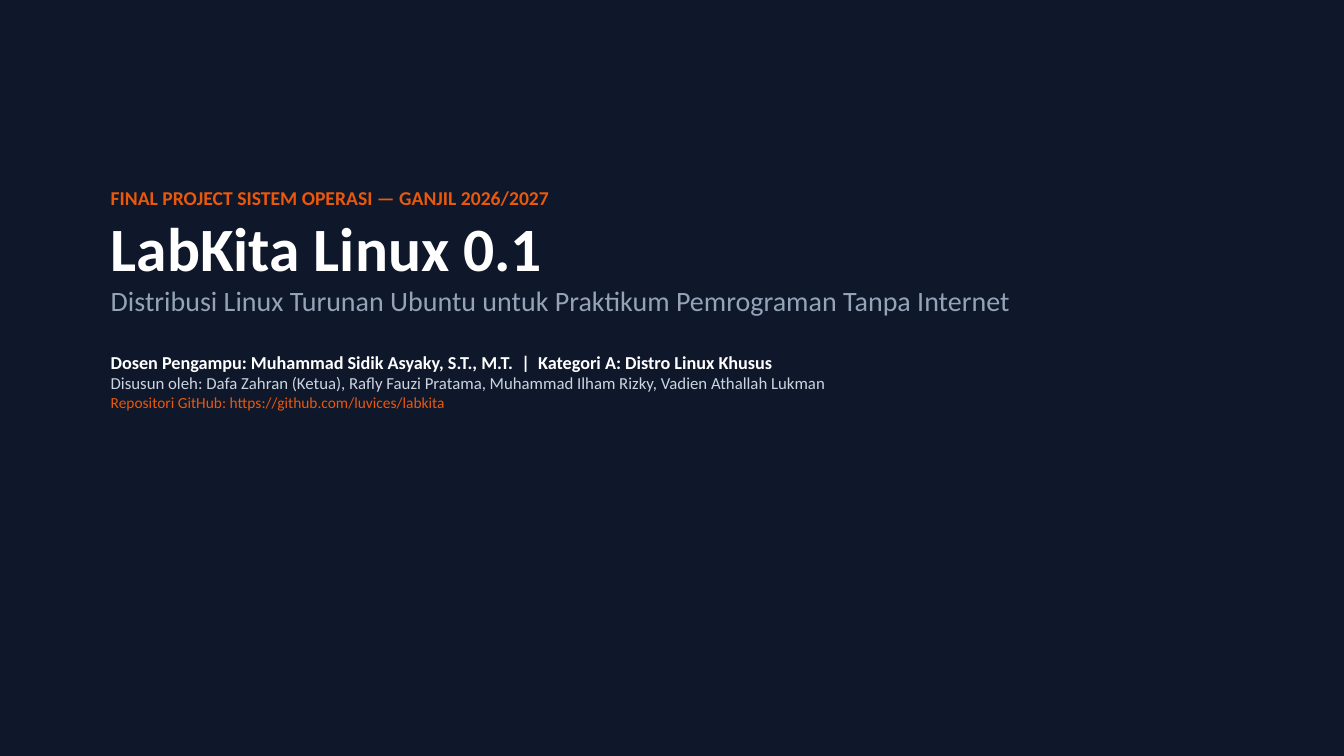
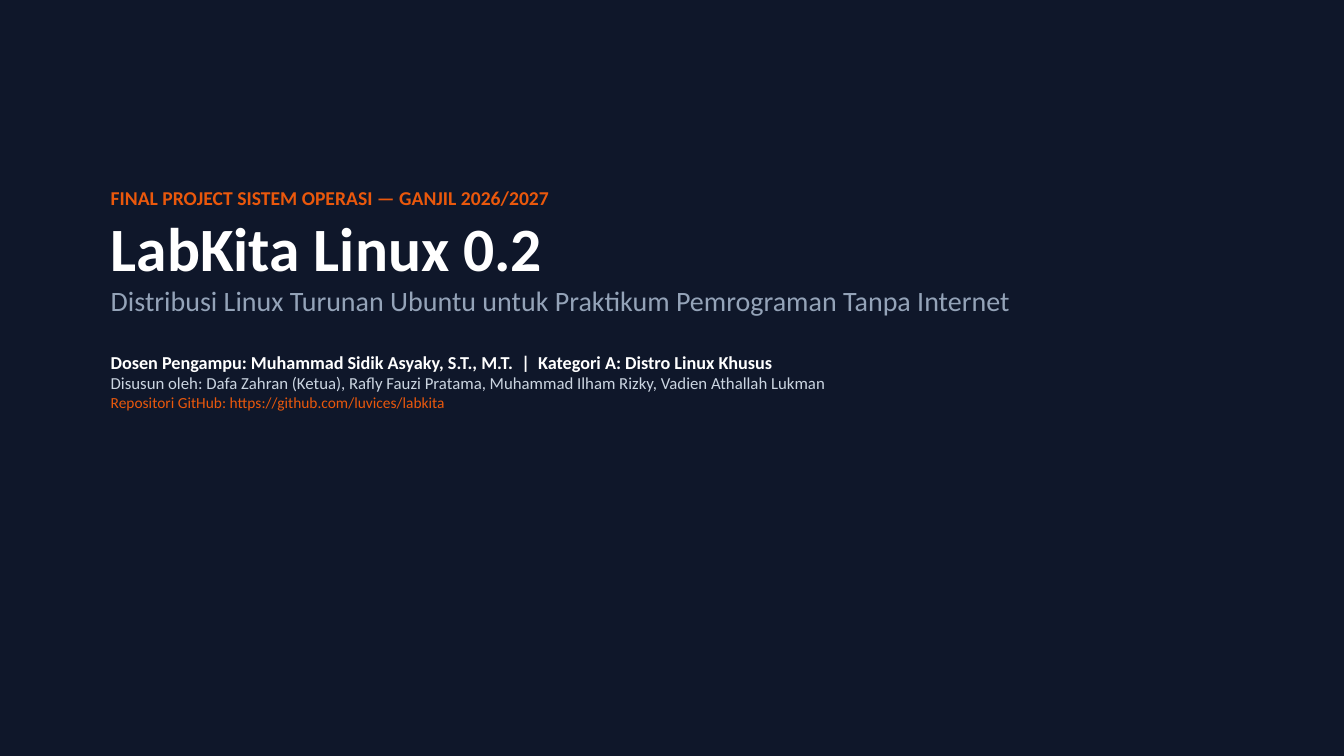
Before and after one commit to luvices/labkita, a slide deck: slide 1 of docs/presentation/labkita-presentation.pptx. Drawn at 1344x756 pixels with LibreOffice and Linux fonts; fonts in the diff are those of the drawing. Boxes give left, top, right and bottom in pixels: in the first picture for what was removed or moved away, otherwise in the second. Text is boxed around its words. In the diff, an @@ line names an element or a change of style, - is before the commit and + after.

```diff
--- a/docs/presentation/labkita-presentation.pptx
+++ b/docs/presentation/labkita-presentation.pptx
@@ text at [111,227,542,272]: text changed @@
-LabKita Linux 0.1
+LabKita Linux 0.2
```
Also in this commit, not shown: 3 other slides changed, 18 other files.
